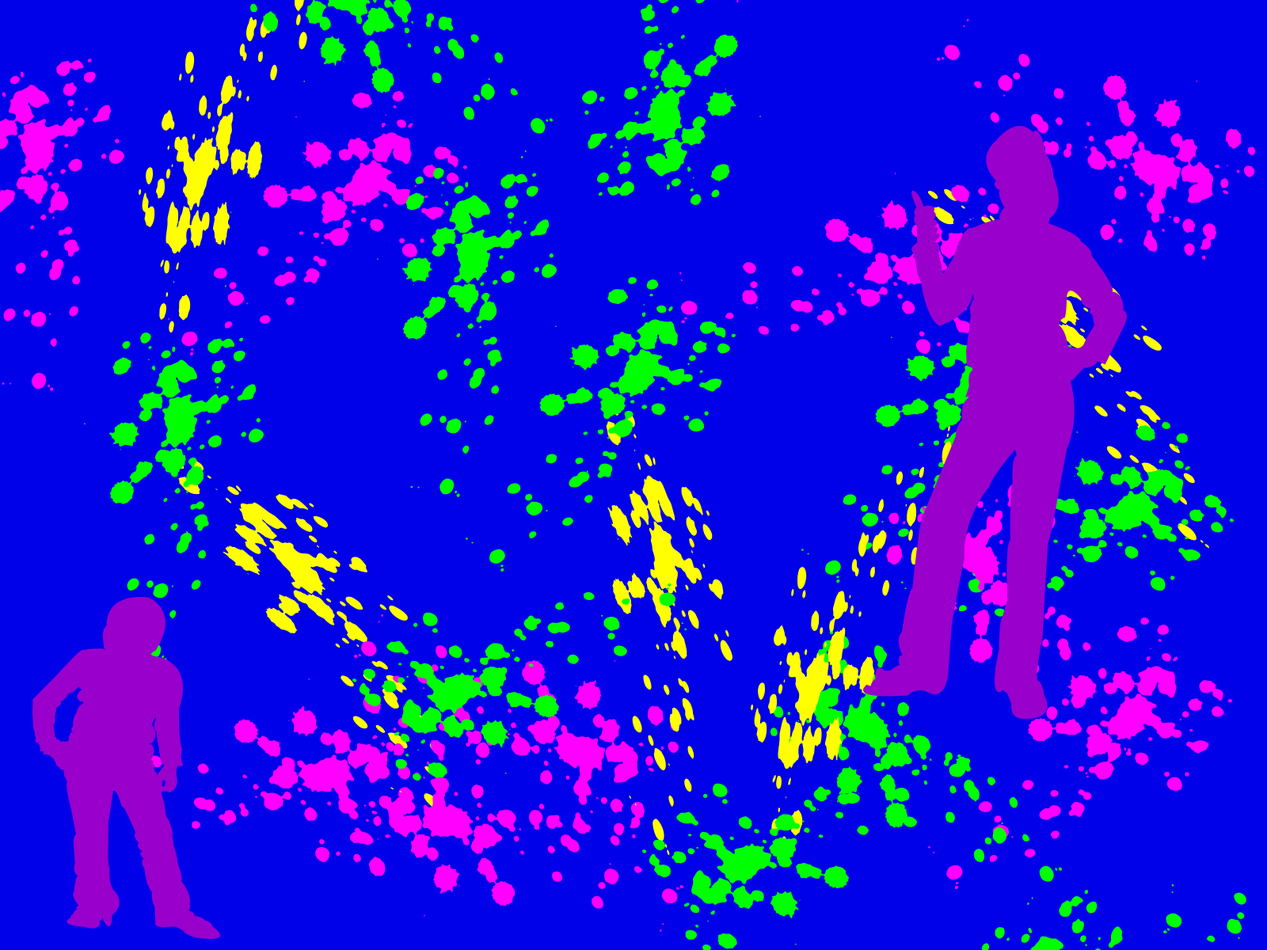
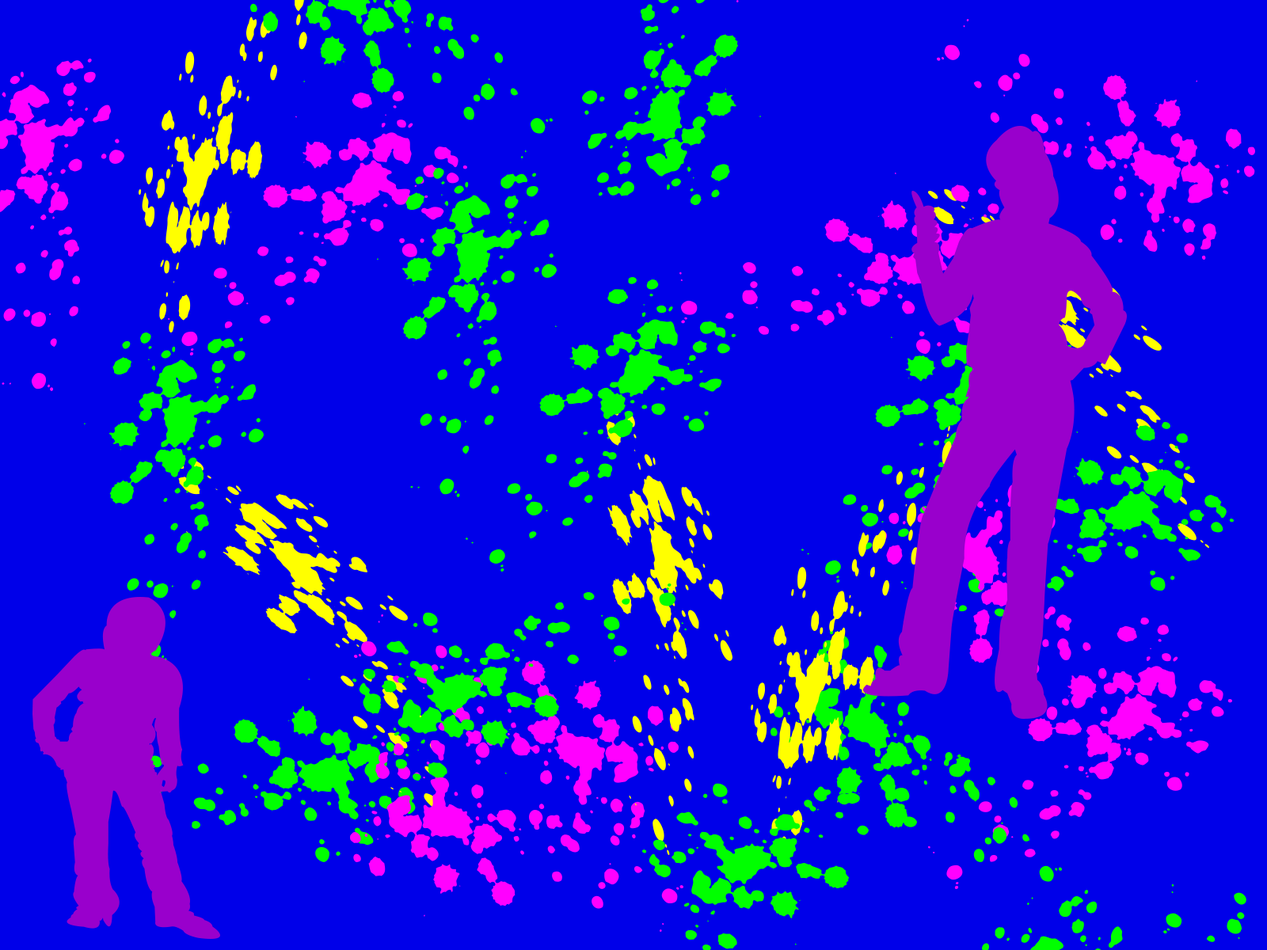
Two versions of the same layered image (w=1267, h=950). Layer-by-layer changes:
painted on "Shape 1 copy 3" over [150, 678, 416, 863]
